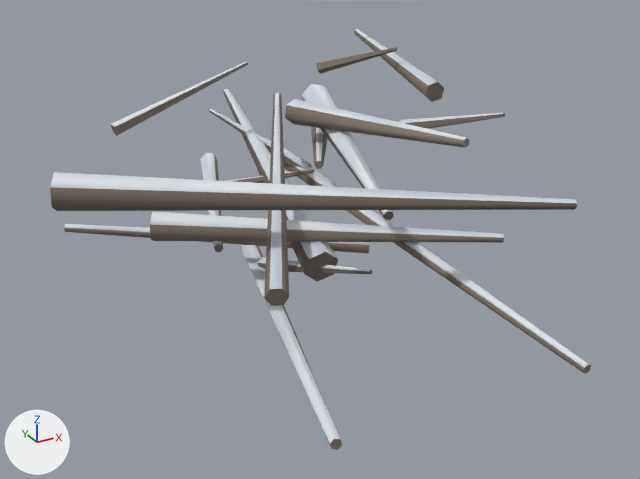
Before and after pictures for a commit that changed the glTF model content/models/frost/frozen-branches-v01.glb.
The view is the same before and after, from a camera (50 mm lens) standing at (-1.29, -2.53, 1.32) and looking at (0.04, -0.12, 0.12). Lighting does not change. The marker at lower left points along +X, +Y and +Z. The picture after the commit comes second. Vertices at exactly the same position are counted once.

Objects in the first picture: 'frozen-branches'.
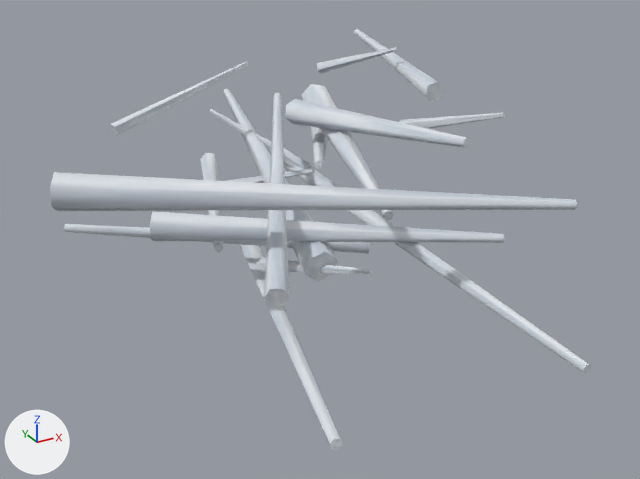
Where the change shows, as pixel boxes (x1, y1, x2, y2) in the pictures (640 x 479 px):
'frozen-branches', surface changed, recoloured: (50, 29, 591, 450) in both
part 1 of me_frozen_branches, recoloured: (50, 31, 591, 450) in both

The change, as a diff of the scene's bpy script:
```diff
--- a/content/models/frost/frozen-branches-v01.glb.py
+++ b/content/models/frost/frozen-branches-v01.glb.py
@@ mat_bark @@
 n0 = _N.new('ShaderNodeBsdfPrincipled'); n0.name = 'Principled BSDF'
-n0.inputs[2].default_value = 0.93  # 'Roughness'
+n0.inputs[2].default_value = 0.92  # 'Roughness'
 n1 = _N.new('ShaderNodeOutputMaterial'); n1.name = 'Material Output'
+n3 = _N.new('ShaderNodeMix'); n3.name = 'Mix'
+n3.data_type = 'RGBA'
+n3.blend_type = 'MULTIPLY'
+n3.inputs[0].default_value = 1.0  # 'Factor'
 n2 = _N.new('ShaderNodeVertexColor'); n2.name = 'Color Attribute'
+n4 = _N.new('ShaderNodeTexImage'); n4.name = 'Image Texture'
+n4.image = img_snow
 _L.new(n0.outputs[0], n1.inputs[0])  # 'BSDF' to 'Surface'
-_L.new(n2.outputs[0], n0.inputs[0])  # 'Color' to 'Base Color'
+_L.new(n3.outputs[2], n0.inputs[0])  # 'Result' to 'Base Color'
+_L.new(n2.outputs[0], n3.inputs[7])  # 'Color' to 'B'
+_L.new(n4.outputs[0], n3.inputs[6])  # 'Color' to 'A'
@@ me_frozen_branches @@
 me_frozen_branches.from_pydata(...)  # 214 vertices, 352 faces; spans x -0.85..0.85, y -1.15..1.15, z 0.0..0.61
 # used by ob_frozen_branches; location = (0.0, 0.0, 0.0)
+# me_frozen_branches part 1: 286 faces centred in x -0.84..0.84, y -1.15..1.14, z 0.0..0.61 are repainted in the vertex colours; the middle colour goes from brown #80746a to white #ffffff
 me_frozen_branches.materials.append(mat_bark)
```
